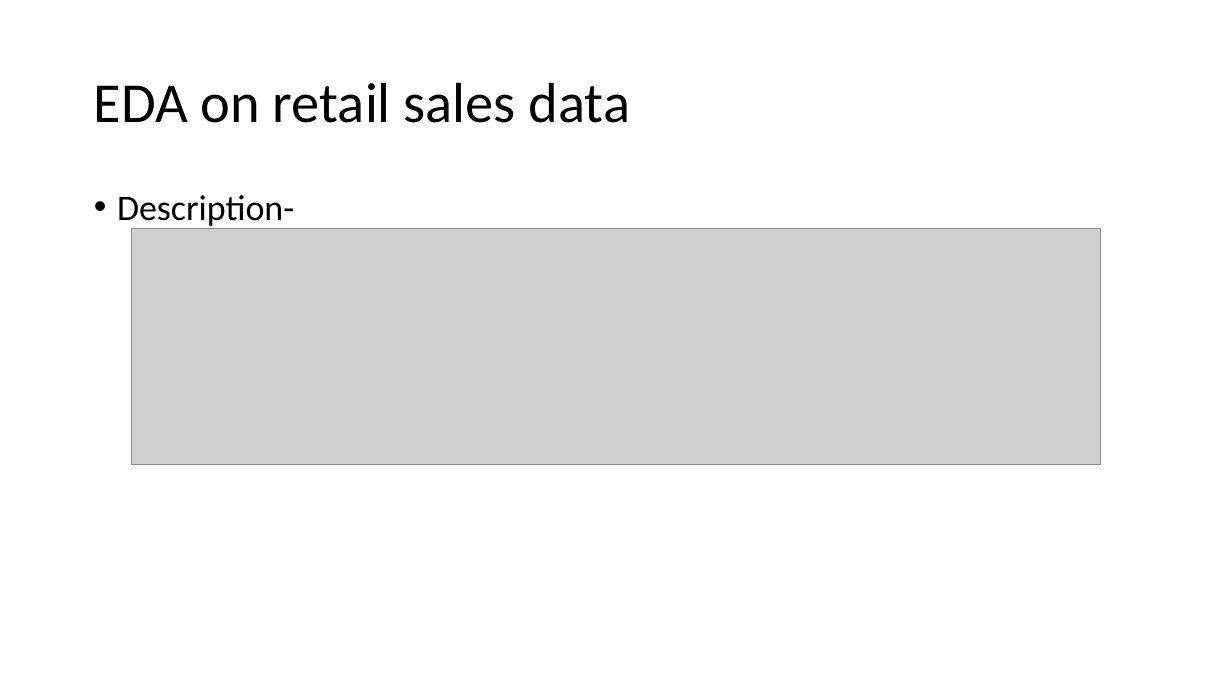
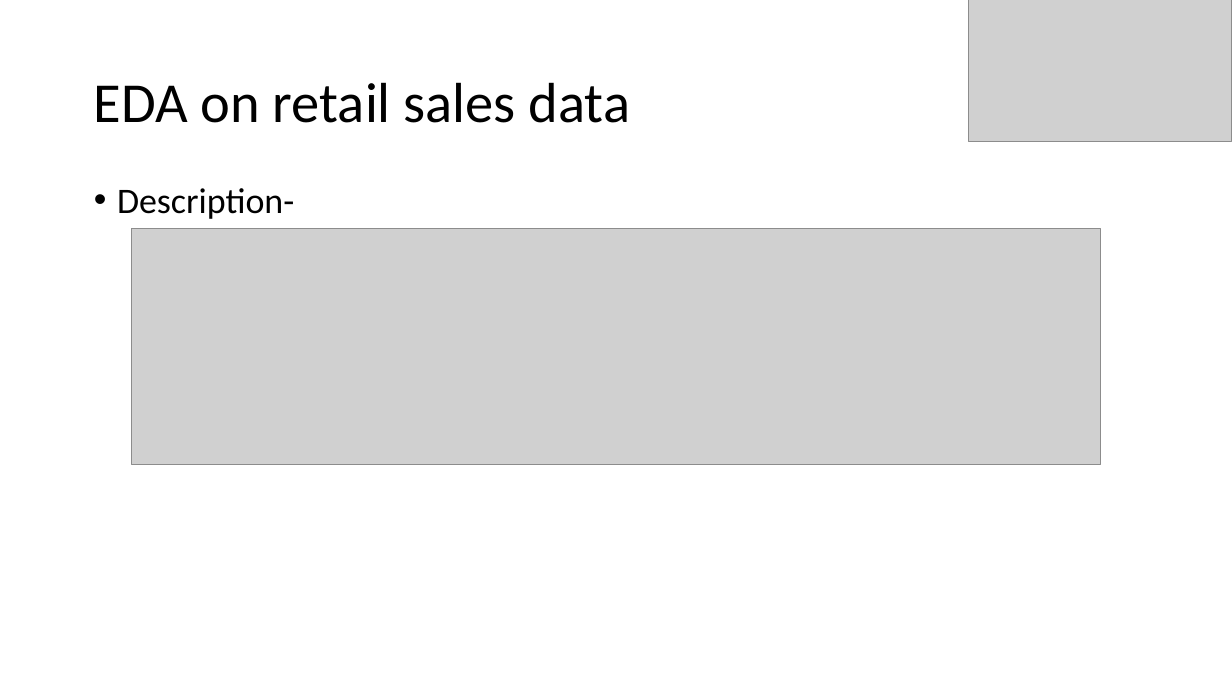
Before and after one commit to Vishwanaathh/RETAIL_SALES_DATA_ANALYTICS, a slide deck: slide 7 of Retail Sales Data Analysis.pptx (slide 8 before the commit). Drawn at 1232x693 pixels with LibreOffice and Linux fonts; fonts in the diff are those of the drawing; grey boxes stand for pictures. Boxes give left, top, right and bottom in pixels: in the first picture for what was removed or moved away, otherwise in the second. Text is boxed around its words. In the diff, an @@ line names an element or a change of style, - is before the commit and + after.

```diff
--- a/Retail Sales Data Analysis.pptx
+++ b/Retail Sales Data Analysis.pptx
@@ picture added at [969, 0, 1232, 141] @@
@@ text "Description-": place and size @@
-text "Description-" at [117, 195, 294, 229]
+text "Description-" at [117, 188, 294, 219]
```
Also in this commit, not shown: 15 other slides changed, 1 other file.
